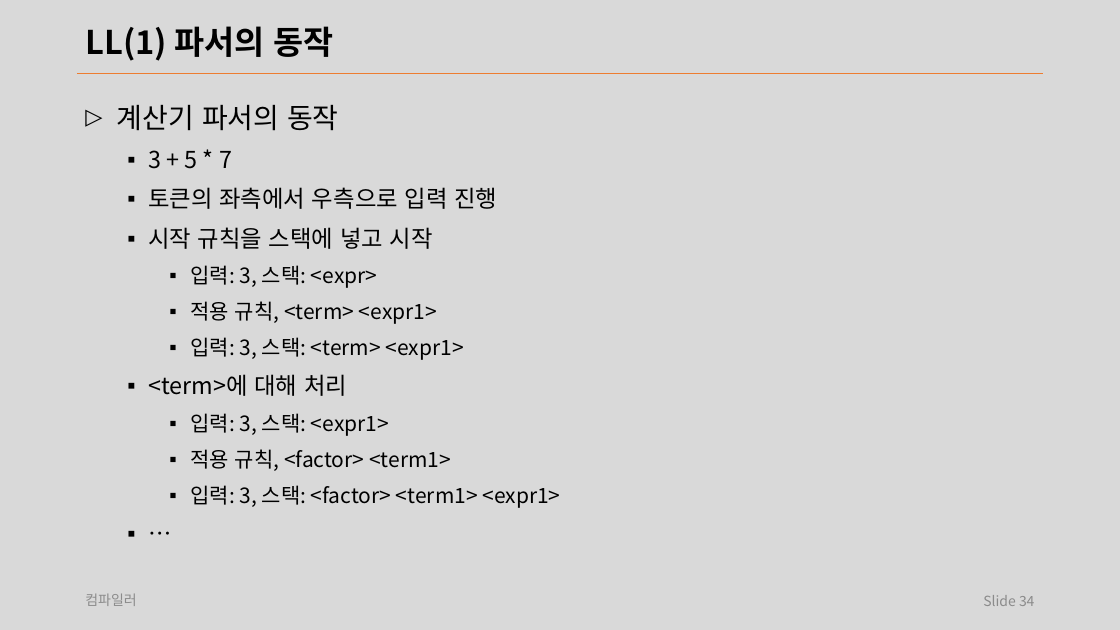
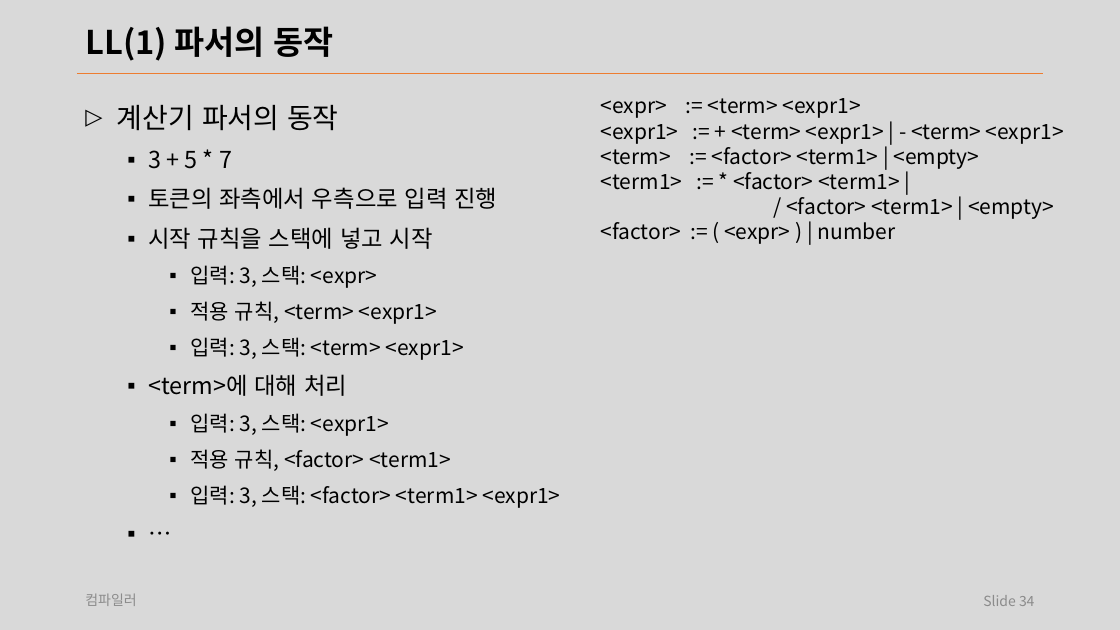
Before and after one commit to laxtools/article, a slide deck: slide 34 of programming/compiler/lecture/note.pptx. Drawn at 1120x630 pixels with LibreOffice and Linux fonts; fonts in the diff are those of the drawing. Boxes give left, top, right and bottom in pixels: in the first picture for what was removed or moved away, otherwise in the second. Text is boxed around its words. In the diff, an @@ line names an element or a change of style, - is before the commit and + after.

```diff
--- a/programming/compiler/lecture/note.pptx
+++ b/programming/compiler/lecture/note.pptx
@@ text added at [601, 98, 1064, 244], 18 pt, text #000000 @@
+  <expr> := <term> <expr1>
+  <expr1> := + <term> <expr1> | - <term> <expr1>
+  <term> := <factor> <term1> | <empty>
+  <term1> := * <factor> <term1> |
+  / <factor> <term1> | <empty>
+  <factor> := ( <expr> ) | number
```
Also in this commit, not shown: 26 other slides changed, 2 slides removed, 24 other files.
